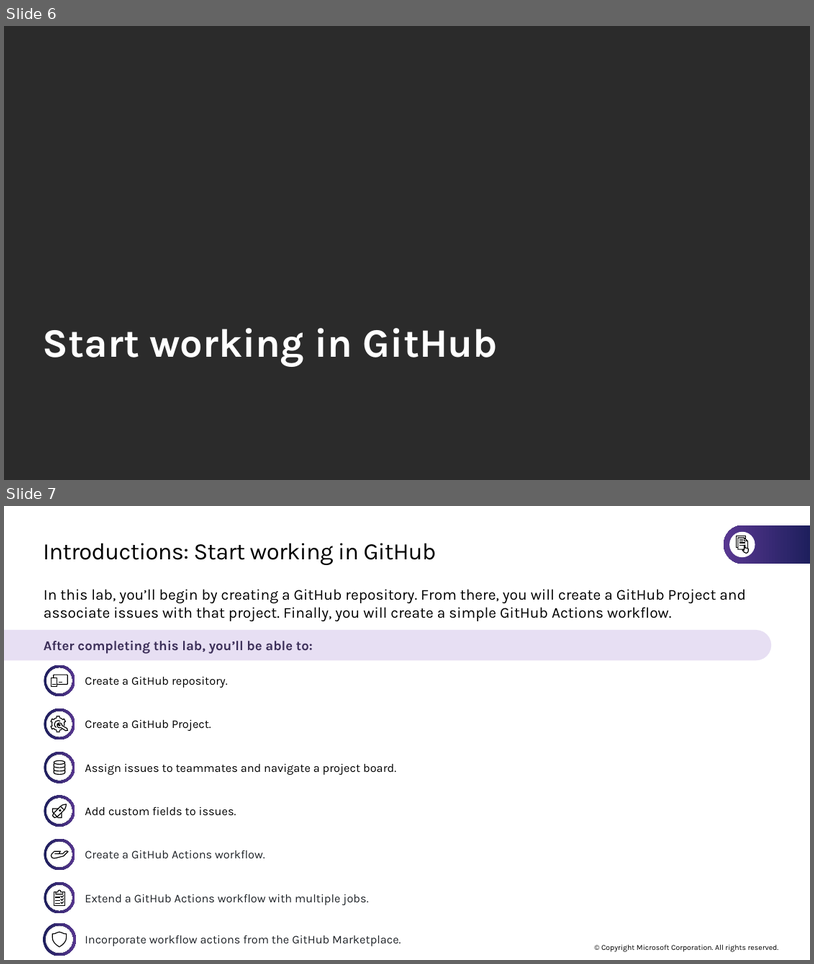
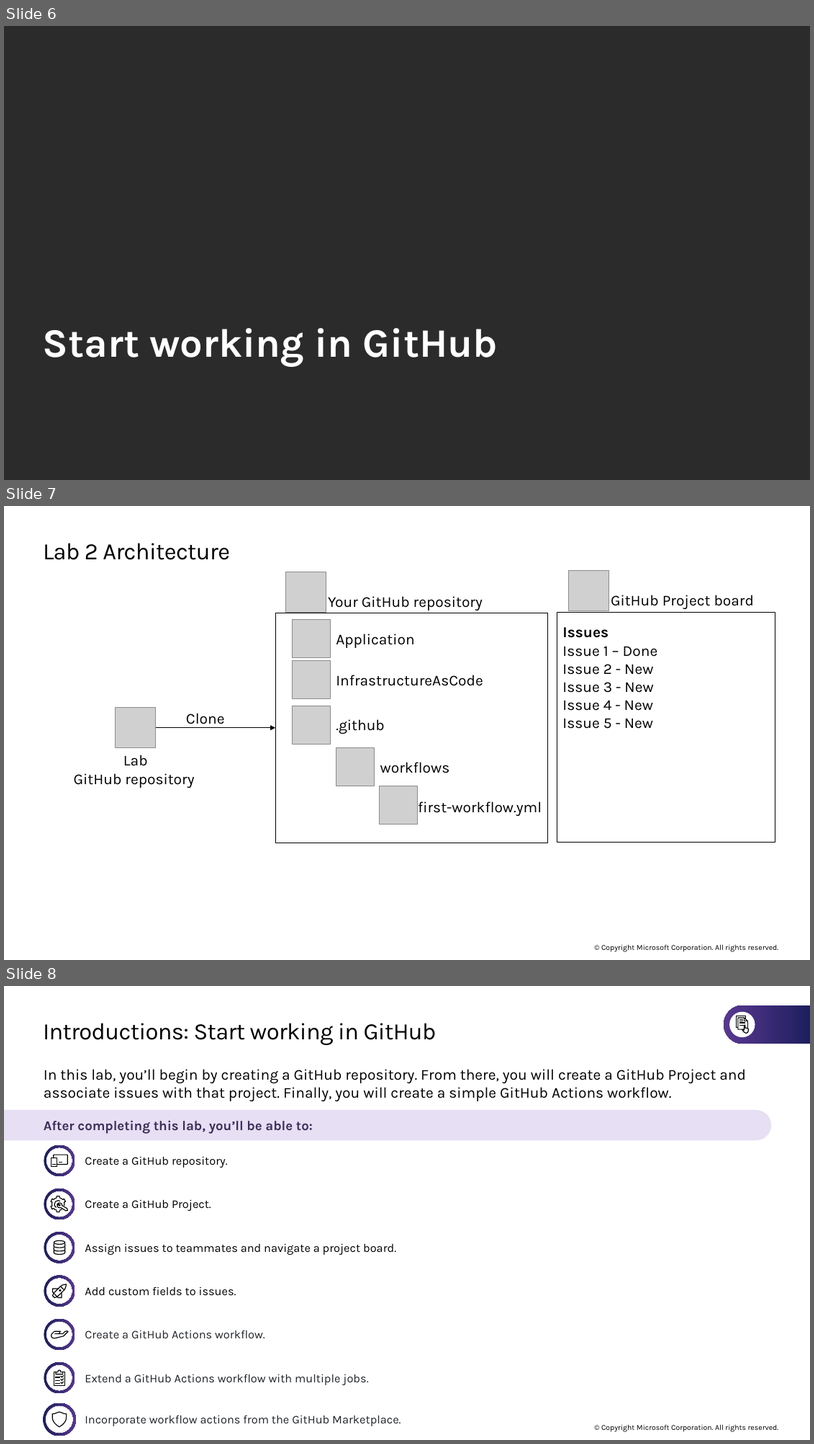
Before and after one commit to microsoft/TechExcel-Implementing-DevOps-practices-to-accelerate-developer-productivity, a slide deck: Coach/Lab Slides.pptx. Shown one above the other, each under a label of ours: slides 6 and 7 before the commit, slides 6, 7 and 8 after it. The pictures are 814x964 and 814x1444 pixels, drawn with LibreOffice and Linux fonts; fonts in the diff are those of the drawing; grey boxes stand for pictures; background and template pictures are left out; a plain dark background stands for a picture behind light text. Boxes give left, top, right and bottom in pixels: in the first picture for what was removed or moved away, otherwise in the second. Text is boxed around its words. In the diff, an @@ line names an element or a change of style, - is before the commit and + after.

Commit message:
Add architecture slide for lab 2

```diff
--- a/Coach/Lab Slides.pptx
+++ b/Coach/Lab Slides.pptx
@@ slide 7 added at <box>4,506,810,960</box>, background #FFFFFF; not listed: 1 template element that a slide beside it also shows @@
@@ title added at <box>43,543,230,560</box>, 28 pt, text #000000 @@
+Lab 2 Architecture
@@ picture added at <box>286,572,327,613</box> @@
@@ picture added at <box>569,571,610,611</box> @@
@@ rectangle added at <box>275,613,548,843</box>, fill #FFFFFF, outline #000000 0.85 pt @@
@@ text added at <box>328,596,483,610</box>, 18 pt, text #000000 @@
+Your GitHub repository
@@ rectangle added at <box>557,612,775,842</box>, fill #FFFFFF, outline #000000 0.85 pt @@
@@ text added at <box>611,595,754,609</box>, 18 pt, text #000000 @@
+GitHub Project board
@@ picture added at <box>292,620,330,658</box> @@
@@ text added at <box>336,633,414,648</box>, 18 pt, text #000000 @@
+Application
@@ text added at <box>563,627,658,728</box>, 18 pt, text #000000 @@
+Issues
+Issue 1 – Done
+Issue 2 - New
+Issue 3 - New
+Issue 4 - New
+Issue 5 - New
@@ picture added at <box>292,660,330,698</box> @@
@@ text added at <box>336,674,483,686</box>, 18 pt, text #000000 @@
+InfrastructureAsCode
@@ picture added at <box>116,708,156,748</box> @@
@@ text added at <box>186,713,225,728</box>, 18 pt, text #000000 @@
+Clone
@@ picture added at <box>292,705,330,744</box> @@
@@ text added at <box>336,719,385,734</box>, 18 pt, text #000000 @@
+.github
@@ arrow added from (156, 728) to (275, 728), #000000 0.75 pt @@
@@ text added at <box>74,754,194,788</box>, 18 pt, text #000000 @@
+Lab
+GitHub repository
@@ picture added at <box>336,748,374,786</box> @@
@@ text added at <box>381,762,450,773</box>, 18 pt, text #000000 @@
+workflows
@@ picture added at <box>380,786,418,824</box> @@
@@ text added at <box>418,801,542,816</box>, 18 pt, text #000000 @@
+first-workflow.yml
@@ what was slide 7 is now slide 8 @@
```
